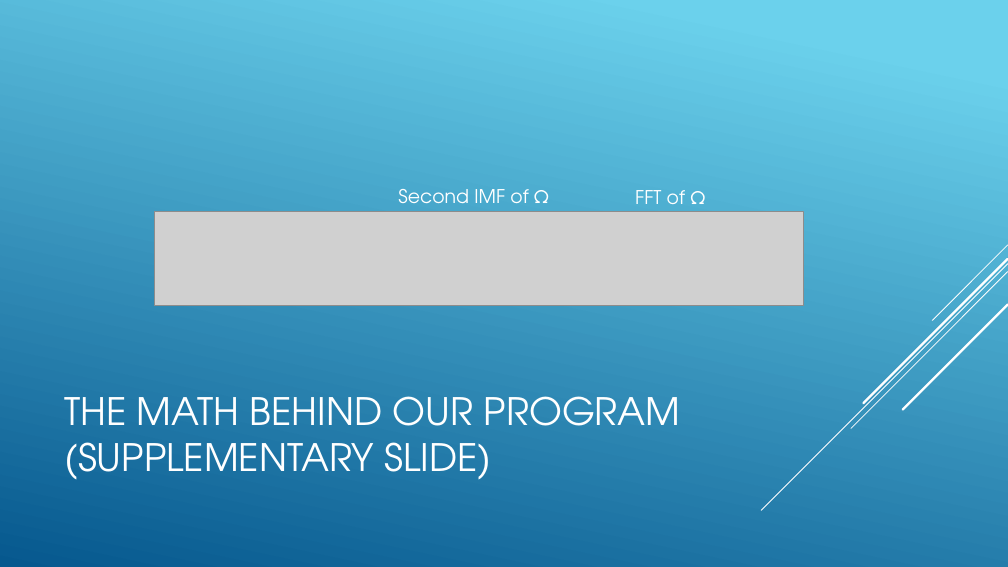
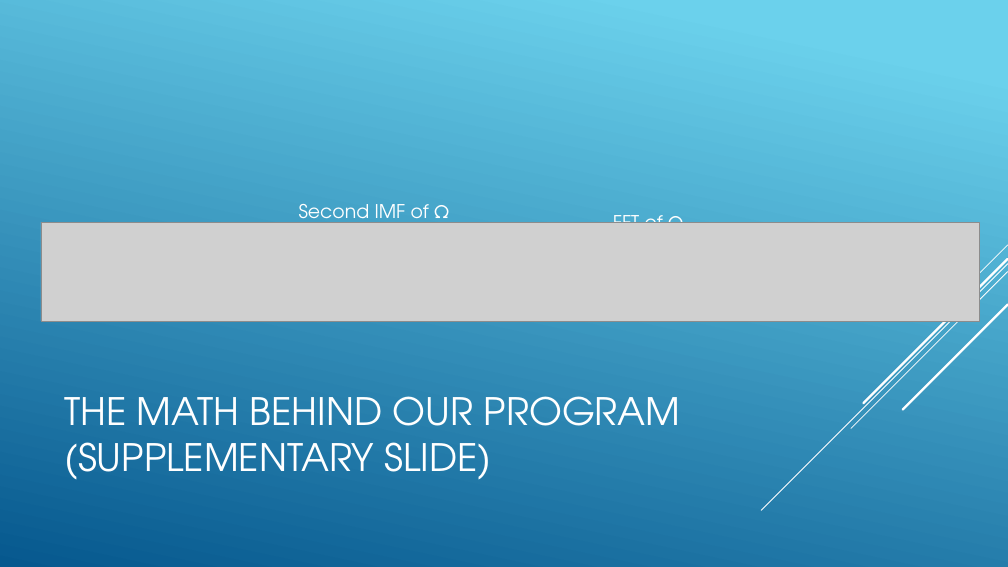
Before and after one commit to mastwood/spaceapps-2019, a slide deck: slide 13 of Geomagnetic_Presentation_Beans2.pptx. Drawn at 1008x567 pixels with LibreOffice and Linux fonts; fonts in the diff are those of the drawing; grey boxes stand for pictures. Boxes give left, top, right and bottom in pixels: in the first picture for what was removed or moved away, otherwise in the second. Text is boxed around its words. In the diff, an @@ line names an element or a change of style, - is before the commit and + after.

Commit message:
corrected equation

```diff
--- a/Geomagnetic_Presentation_Beans2.pptx
+++ b/Geomagnetic_Presentation_Beans2.pptx
@@ text "Second IMF of Ω": place and size @@
-text "Second IMF of Ω" at <box>398,189,549,212</box>
+text "Second IMF of Ω" at <box>299,204,449,227</box>
@@ text "FFT of Ω" rewrapped from <box>635,190,705,213</box> to <box>613,210,683,223</box> @@
@@ picture: place and size @@
-picture at <box>154,212,804,306</box>
+picture at <box>41,222,979,321</box>
```
